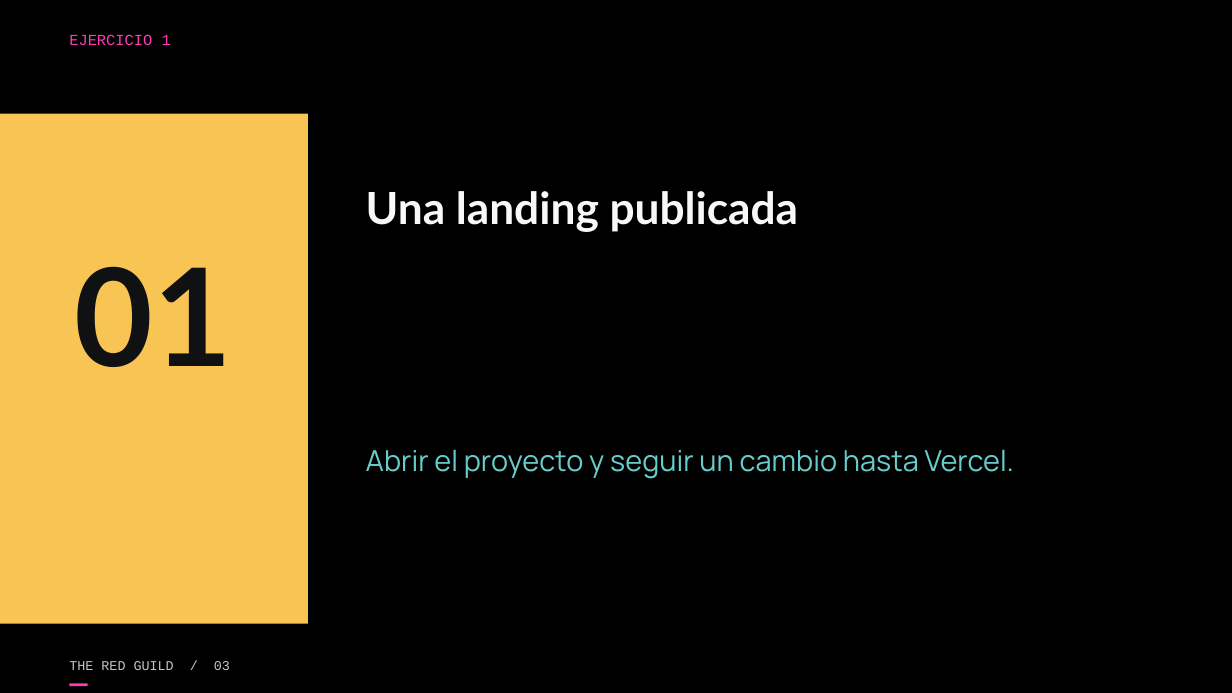
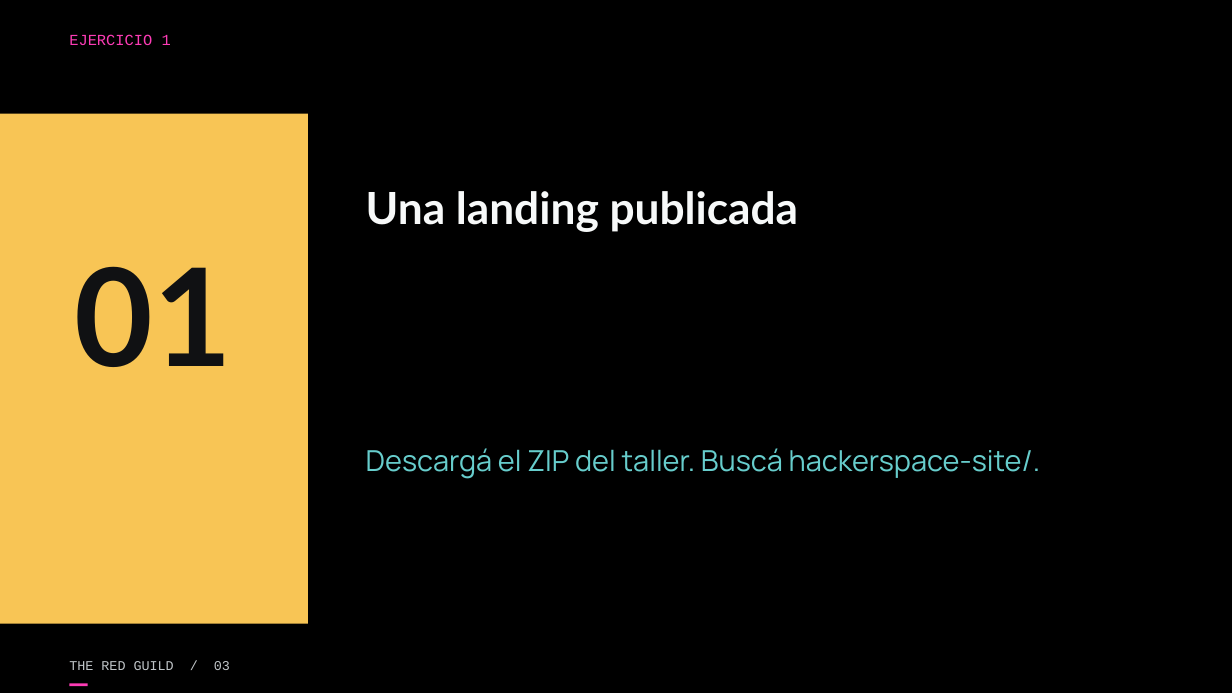
Before and after one commit to theredguild/github-ai-automation-lab, a slide deck: slide 3 of slides/workshop.pptx. Drawn at 1232x693 pixels with LibreOffice and Linux fonts; fonts in the diff are those of the drawing. Boxes give left, top, right and bottom in pixels: in the first picture for what was removed or moved away, otherwise in the second. Text is boxed around its words. In the diff, an @@ line names an element or a change of style, - is before the commit and + after.

```diff
--- a/slides/workshop.pptx
+++ b/slides/workshop.pptx
@@ text at (366,448,1040,479): text changed @@
-Abrir el proyecto y seguir un cambio hasta Vercel.
+Descargá el ZIP del taller. Buscá hackerspace-site/.
```
Also in this commit, not shown: 8 other slides changed, 27 other files.
